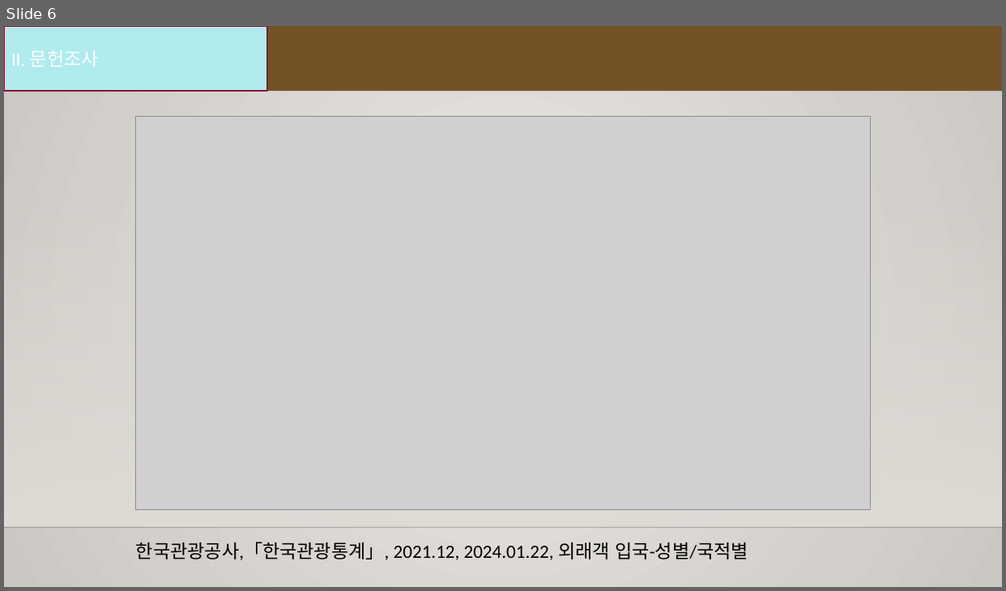
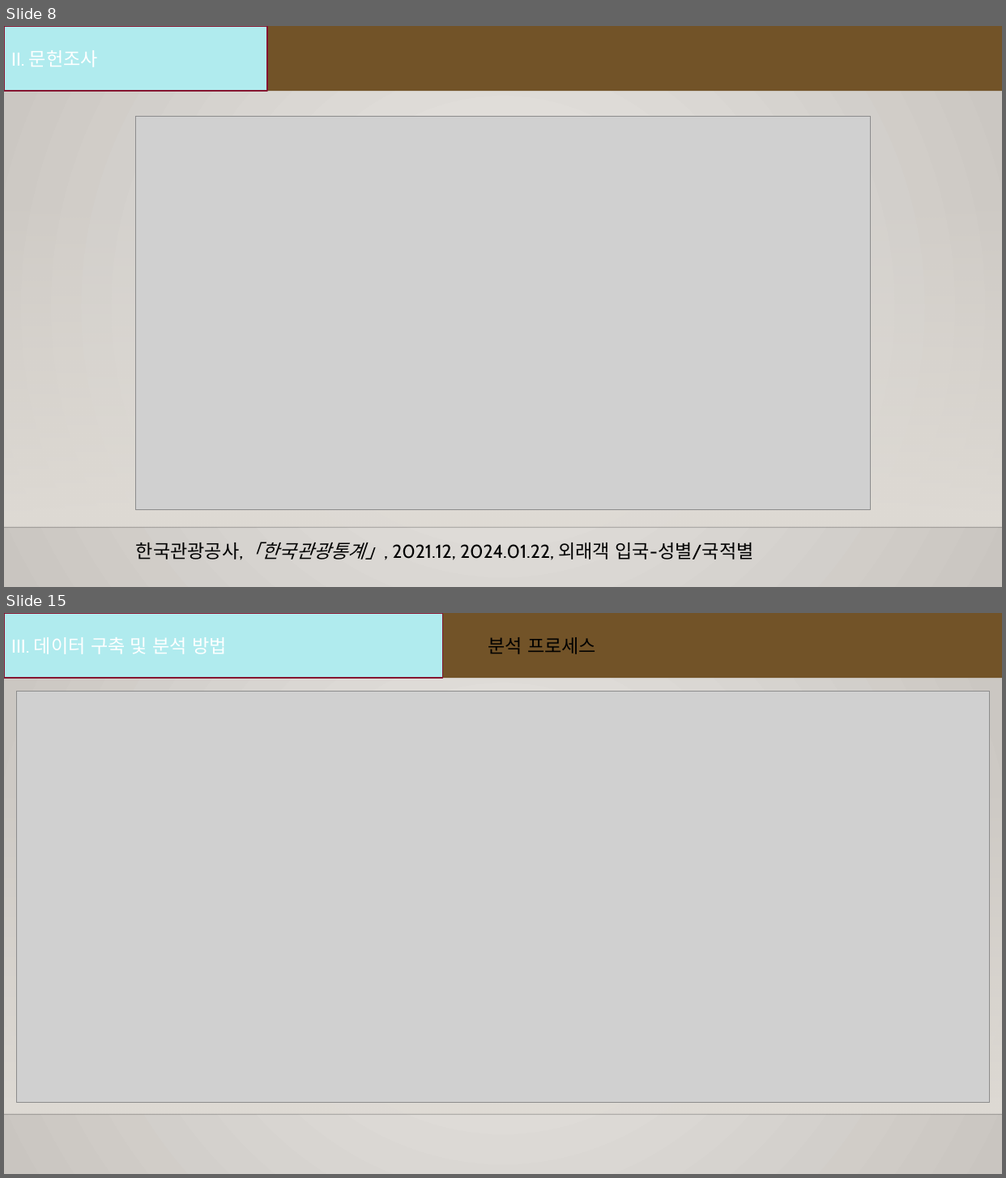
Before and after one commit to hyk2202/semi_project_2, a slide deck: Semi project.pptx. Shown one above the other, each under a label of ours: slide 6 before the commit, slides 8 and 15 after it; the slides between them are not shown. The pictures are 1006x591 and 1006x1178 pixels, drawn with LibreOffice and Linux fonts; fonts in the diff are those of the drawing; grey boxes stand for pictures; background and template pictures are left out. Boxes give left, top, right and bottom in pixels: in the first picture for what was removed or moved away, otherwise in the second. Text is boxed around its words. In the diff, an @@ line names an element or a change of style, - is before the commit and + after.

```diff
--- a/Semi project.pptx
+++ b/Semi project.pptx
@@ slide 15 added at (x1=4, y1=613, x2=1002, y2=1174), background gradient #EBE9E6 to #C9C5C0; not listed: 2 template elements that a slide beside it also shows @@
@@ rectangle added at (x1=4, y1=613, x2=1002, y2=678), fill #725328 @@
@@ rectangle added at (x1=4, y1=613, x2=443, y2=678), fill #B0EBEE, outline #851530 1.25 pt, 18 pt, text #FFFFFF @@
+III. 데이터 구축 및 분석 방법
@@ text added at (x1=488, y1=637, x2=596, y2=654), 18 pt, text #000000 @@
+  분석 프로세스
@@ picture added at (x1=17, y1=691, x2=990, y2=1102) @@
@@ what was slide 6 is now slide 8 @@
@@ slide 8 changed as well @@
@@ background gradient #ECEAE7 to #CAC7C1 to gradient #EBE9E6 to #C9C5C0 @@
@@ rectangle "II. 문헌조사" at (x1=4, y1=26, x2=267, y2=91): font Calibri to Cabin; outline #871631 1.25 pt to #851530 1.25 pt @@
@@ text "한국관광공사,「한국관광통계」, 2021.12, 2024.01.22, 외래객 입국-성별/국적별" at (x1=136, y1=542, x2=754, y2=561): font Calibri to Cabin; italic on in "한국관광공사,「한국관광통계」," @@
```
Also in this commit, not shown: 5 other slides changed, 18 other slides added, 9 other files.
